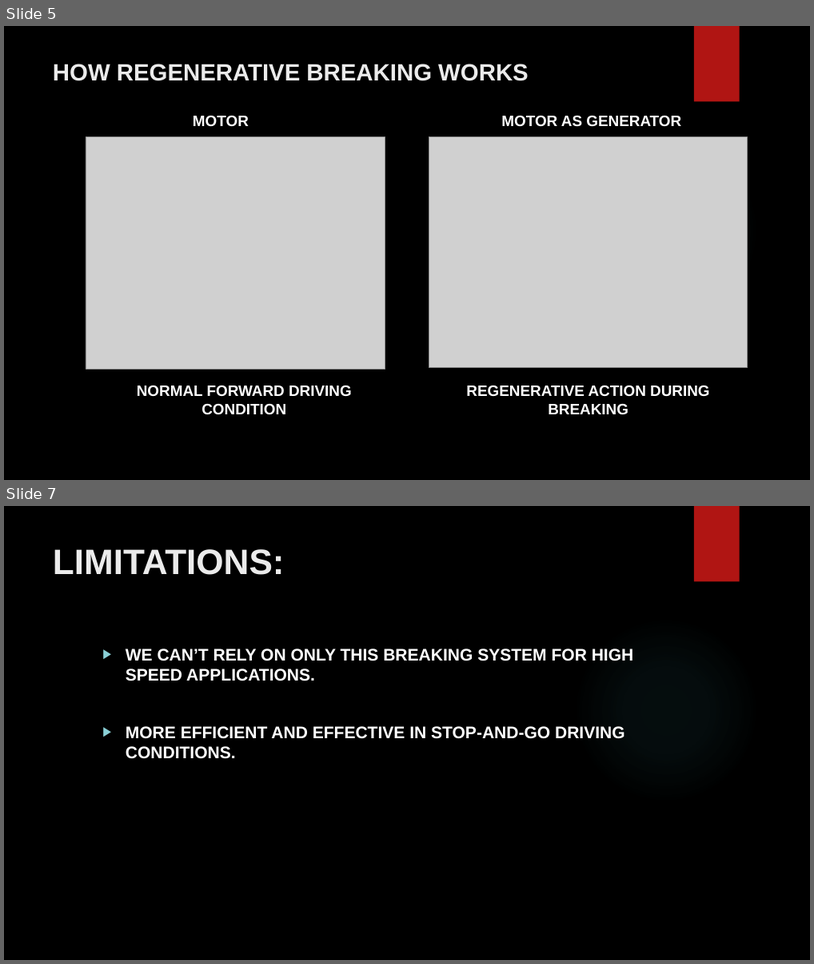
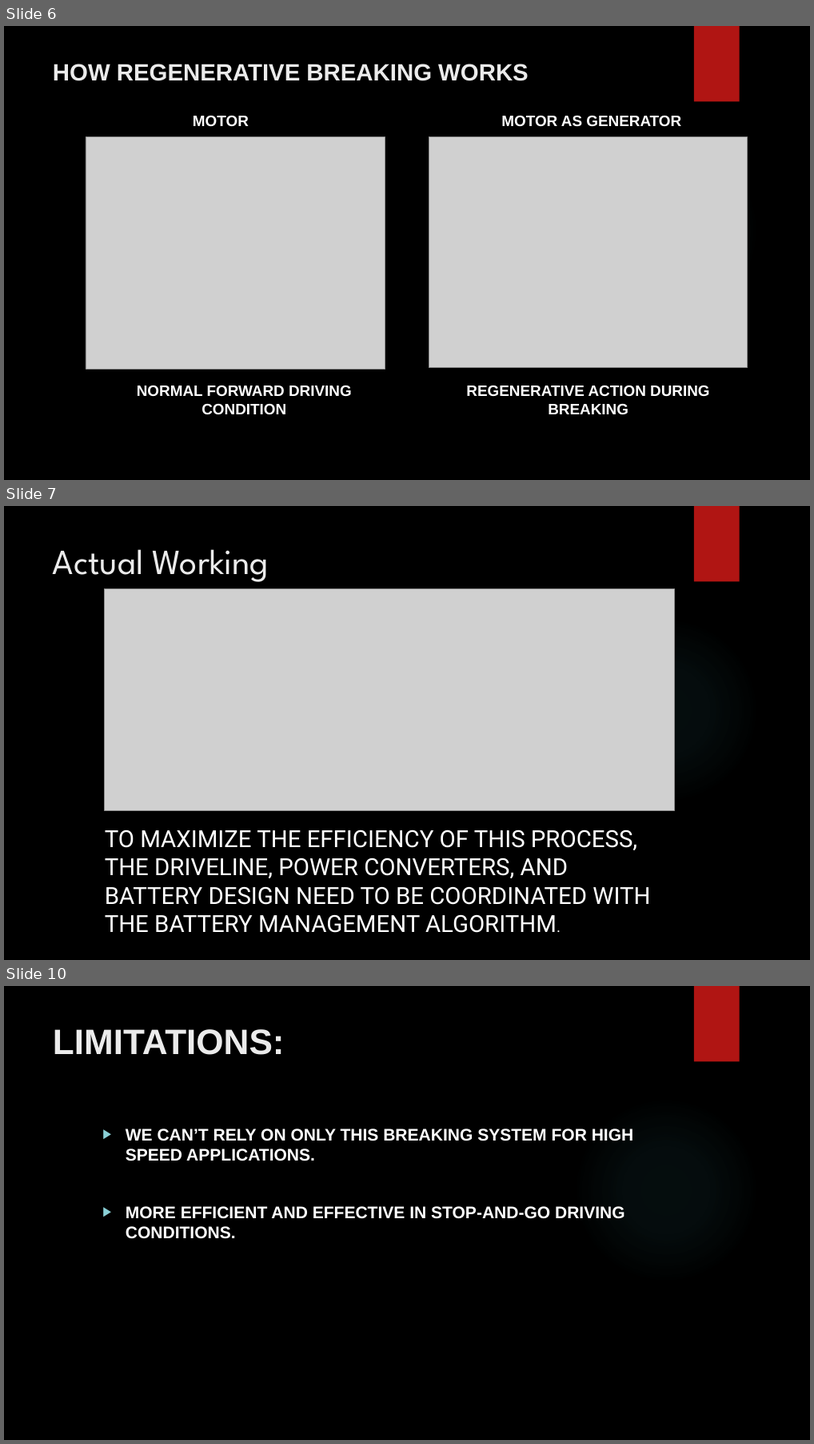
Before and after one commit to jay1306/MATLAB_PROJECT, a slide deck: Regenrative breaking/REGENERATIVE BREAKING.pptx. Shown one above the other, each under a label of ours: slides 5 and 7 before the commit, slides 6, 7 and 10 after it; the slides between them are not shown. The pictures are 814x964 and 814x1444 pixels, drawn with LibreOffice and Linux fonts; fonts in the diff are those of the drawing; grey boxes stand for pictures; background and template pictures are left out. Boxes give left, top, right and bottom in pixels: in the first picture for what was removed or moved away, otherwise in the second. Text is boxed around its words. In the diff, an @@ line names an element or a change of style, - is before the commit and + after.

```diff
--- a/Regenrative breaking/REGENERATIVE BREAKING.pptx
+++ b/Regenrative breaking/REGENERATIVE BREAKING.pptx
@@ slide 7 added at [4,506,810,960], background picture (left out); not listed: 2 template elements that a slide beside it also shows @@
@@ title added at [53,549,270,582], 42 pt, text #EBEBEB @@
+Actual Working
@@ picture added at [105,589,675,810] @@
@@ text added at [105,829,650,932], 28 pt, text #FFFFFF @@
+TO MAXIMIZE THE EFFICIENCY OF THIS PROCESS, THE DRIVELINE, POWER CONVERTERS, AND BATTERY DESIGN NEED TO BE COORDINATED WITH THE BATTERY MANAGEMENT ALGORITHM.
@@ what was slide 5 is now slide 6 @@
@@ what was slide 7 is now slide 10 @@
```
Also in this commit, not shown: 1 slide changed, 3 other slides added.
